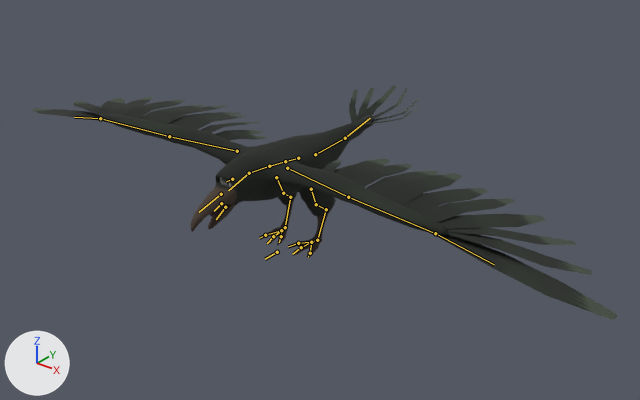
A saved change to the Blender file actors/characters/enemies/bosses/envy/envy.blend.
One viewpoint serves both versions: a 50 mm camera at (16.9, -18.9, 14.2) aimed at (0.5, 1.7, 1.4). The lights are fixed; the arrows at lower left show +X, +Y and +Z. The bones that bend it are drawn over the model as lines.
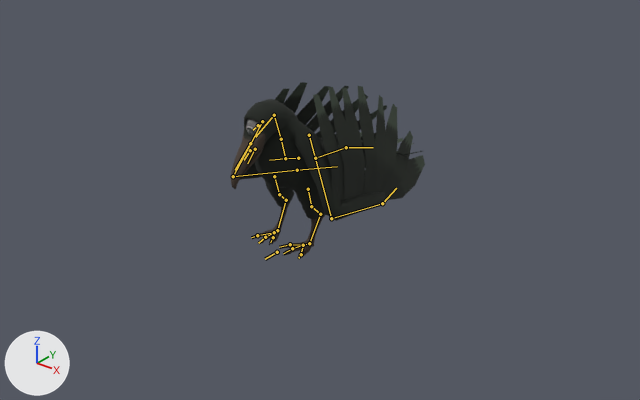
The newer file adds an action. The first version stands in its rest pose; the second is drawn at frame 1 of the action 'Idle'.

Boxes (x1, y1, x2, y2) around the edits, measured in the pictures (640 x 400 px):
'Plane', posed (67% narrower, 25% shorter)
    before: (31, 85, 618, 320)
    after: (231, 82, 425, 259)
bone 'hip', root to tip
    before: (298, 158) to (285, 161)
    after: (298, 158) to (285, 158)
bone 'spine', root to tip
    before: (285, 161) to (269, 166)
    after: (285, 158) to (281, 139)
bone 'head', root to tip
    before: (249, 173) to (228, 190)
    after: (274, 115) to (255, 137)
bone 'beak', root to tip
    before: (221, 194) to (199, 212)
    after: (250, 143) to (235, 170)
bone 'lower_beak', root to tip
    before: (225, 207) to (216, 219)
    after: (255, 149) to (247, 163)
bone 'arm_l', root to tip
    before: (287, 168) to (348, 197)
    after: (309, 135) to (331, 218)
bone 'wing_l', root to tip
    before: (348, 197) to (435, 233)
    after: (331, 218) to (382, 203)
bone 'arm_r', root to tip
    before: (237, 151) to (169, 136)
    after: (262, 121) to (233, 176)
bone 'wing_r', root to tip
    before: (169, 136) to (100, 118)
    after: (233, 176) to (297, 170)
bone 'hip.009', root to tip
    before: (345, 138) to (370, 118)
    after: (346, 147) to (373, 147)

The edits, one by one:
Bone 'hip' (bone_hip) turns from (0, 0, 0) to (1, -1, 8) degrees about its own x, y and z.
Bone 'spine' (bone_spine) turns from (0, 0, 0) to (0, 0, 59) degrees about its own x, y and z.
Bone 'head' (bone_head) turns from (0, 0, 0) to (0, -5, -82) degrees about its own x, y and z.
Bone 'beak' (bone_beak) moves from (0.0, 0.0, 0.0) to (0.07, -0.03, -0.02).
Bone 'beak' (bone_beak) turns from (0, 0, 0) to (-3, 8, -11) degrees about its own x, y and z.
Bone 'lower_beak' (bone_lower_beak) moves from (0.0, 0.0, 0.0) to (-0.15, -0.08, -0.08).
Bone 'arm_l' (bone_arm_l) moves from (0.0, 0.0, 0.0) to (0.09, 0.03, -0.05).
Bone 'arm_l' (bone_arm_l) turns from (0, 0, 0) to (-61, 6, -69) degrees about its own x, y and z.
Bone 'wing_l' (bone_wing_l) turns from (0, 0, 0) to (-81, 6, -10) degrees about its own x, y and z.
Bone 'arm_r' (bone_arm_r) moves from (0.0, 0.0, 0.0) to (-0.12, -0.2, -0.04).
Bone 'arm_r' (bone_arm_r) turns from (0, 0, 0) to (-59, -12, 65) degrees about its own x, y and z.
Bone 'wing_r' (bone_wing_r) turns from (0, 0, 0) to (-81, -6, 10) degrees about its own x, y and z.
Bone 'hip.009' (bone_hip_009) turns from (0, 0, 0) to (-4, 1, 21) degrees about its own x, y and z.
